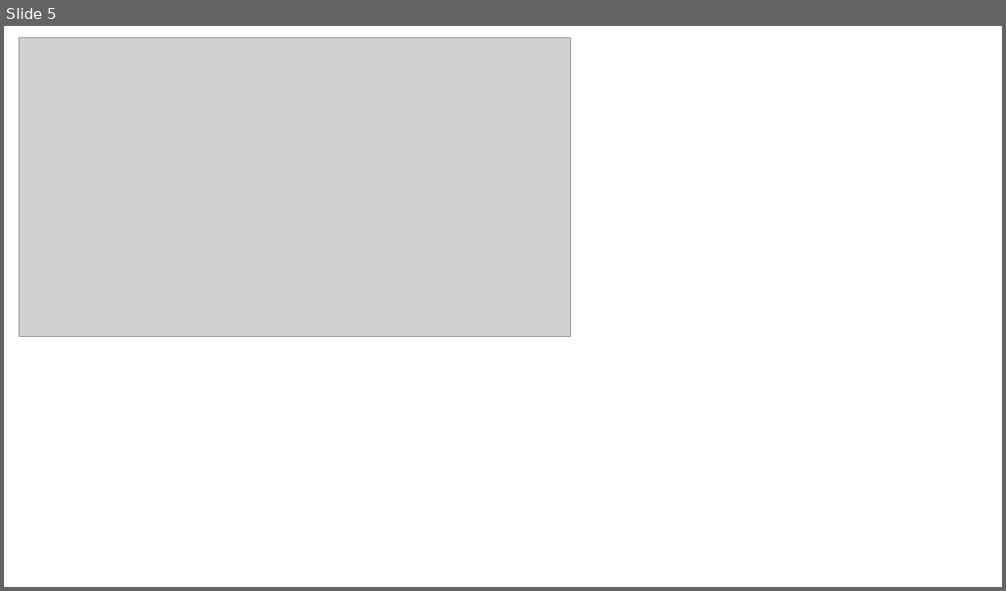
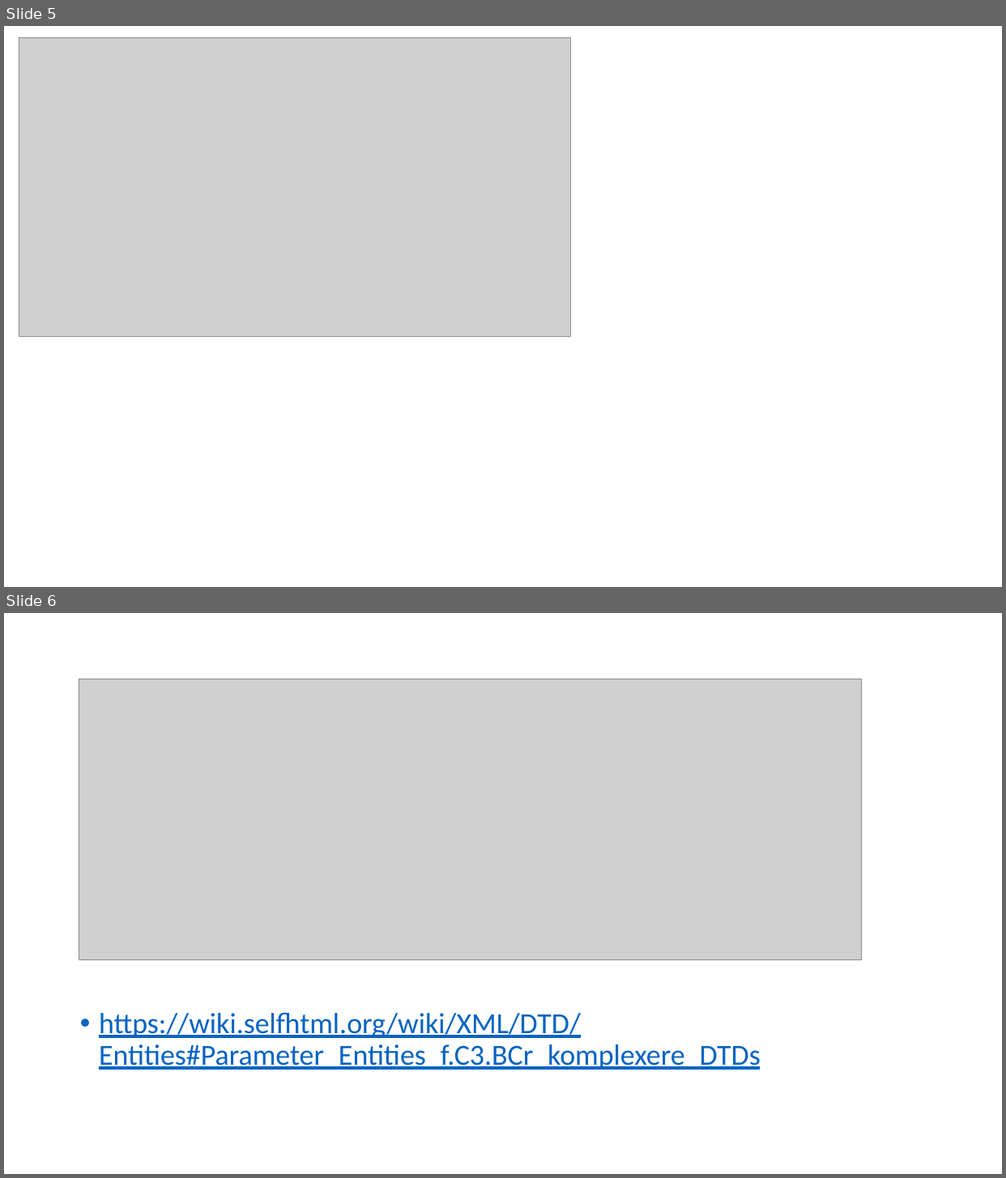
Before and after one commit to ezeh2/DotNetDemos, a slide deck: QuoteWindowsApplication/XmlExternalEntity.pptx. Shown one above the other, each under a label of ours: slide 5 before the commit, slides 5 and 6 after it. The pictures are 1006x591 and 1006x1178 pixels, drawn with LibreOffice and Linux fonts; fonts in the diff are those of the drawing; grey boxes stand for pictures. Boxes give left, top, right and bottom in pixels: in the first picture for what was removed or moved away, otherwise in the second. Text is boxed around its words. In the diff, an @@ line names an element or a change of style, - is before the commit and + after.

Commit message:
presentation updated

```diff
--- a/QuoteWindowsApplication/XmlExternalEntity.pptx
+++ b/QuoteWindowsApplication/XmlExternalEntity.pptx
@@ slide 6 added at <box>4,613,1002,1174</box>, background #FFFFFF @@
@@ picture added at <box>79,679,862,960</box> @@
@@ text added at <box>99,1012,761,1070</box>, 28 pt, text #0563C1, underline @@
+• https://wiki.selfhtml.org/wiki/XML/DTD/Entities#Parameter_Entities_f.C3.BCr_komplexere_DTDs
```
Also in this commit, not shown: 4 other slides added, 1 slide removed, 2 other files.
